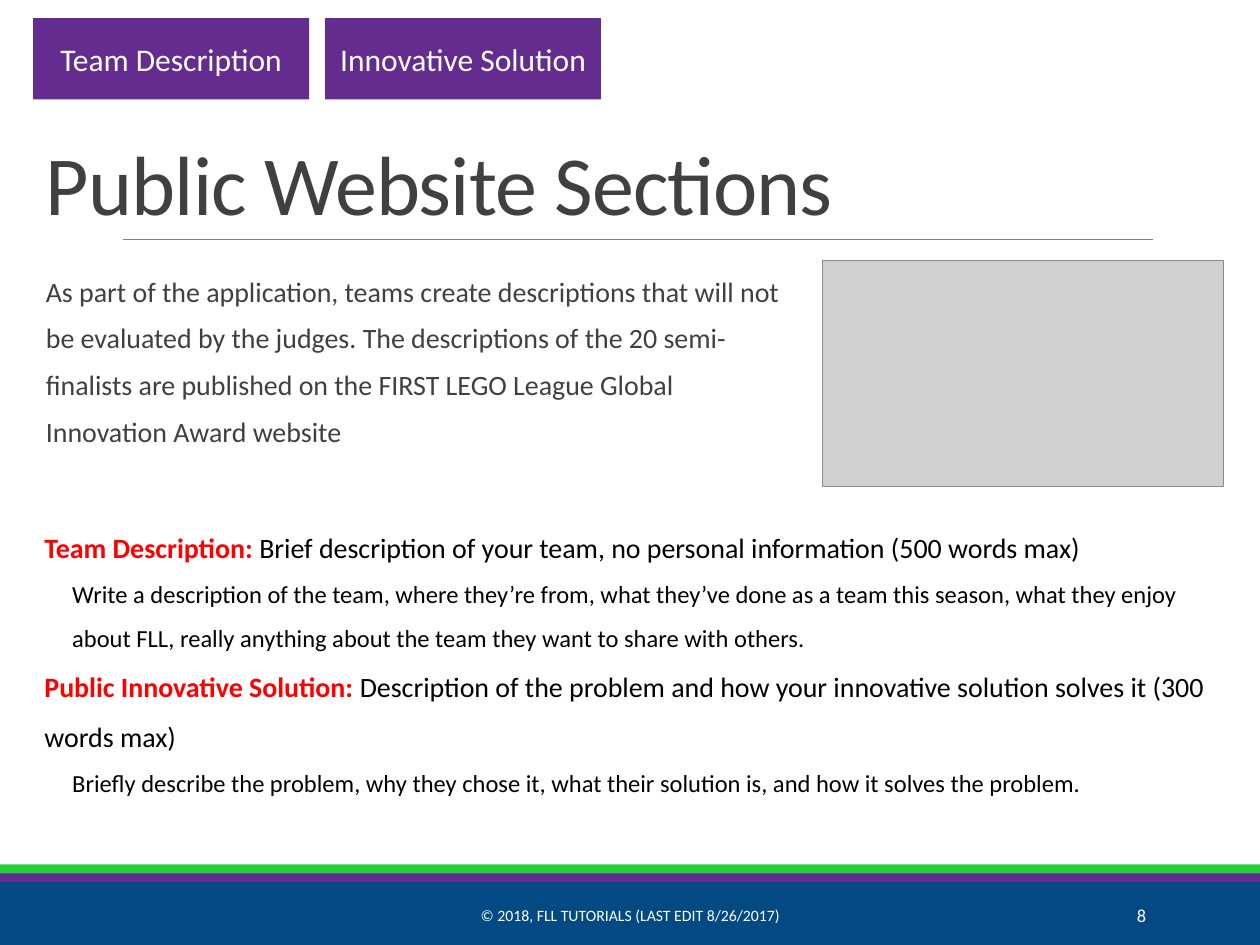
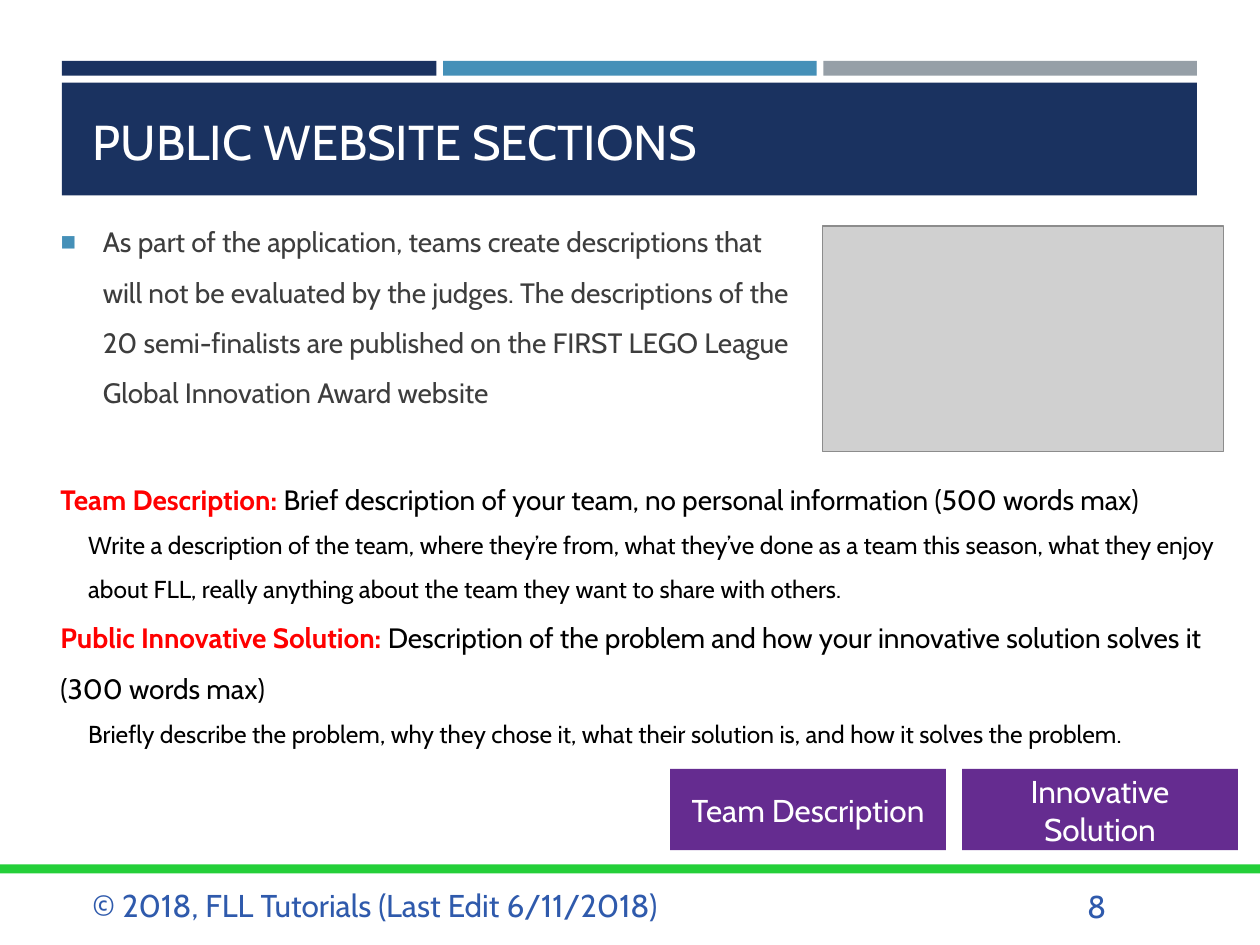
Before and after one commit to ev3lessons/FLL-Tutorials, a slide deck: slide 8 of translations/en-us/Project/GlobalInnovationAward.pptx. Drawn at 1260x945 pixels with LibreOffice and Linux fonts; fonts in the diff are those of the drawing; grey boxes stand for pictures. Boxes give left, top, right and bottom in pixels: in the first picture for what was removed or moved away, otherwise in the second. Text is boxed around its words. In the diff, an @@ line names an element or a change of style, - is before the commit and + after.

```diff
--- a/translations/en-us/Project/GlobalInnovationAward.pptx
+++ b/translations/en-us/Project/GlobalInnovationAward.pptx
@@ rectangle added at [62,60,436,76], fill #1A3260 @@
@@ rectangle added at [62,83,1197,195], fill #1A3260 @@
@@ rectangle added at [444,60,816,76], fill #4590B8 @@
@@ rectangle added at [824,60,1197,76], fill #969FA7 @@
@@ title at [93,125,697,161]: text changed; size 48 to 28 pt; font Calibri to Cabin; text colour #404040 to #FFFFFF @@
-Public Website Sections
+PUBLIC WEBSITE SECTIONS
@@ text "As part of the application, ...": place and size @@
-text "As part of the application, ..." at [46,282,779,442]
+text "As part of the application, ..." at [103,231,789,404]
@@ text "As part of the application, ..." at [103,231,789,404]: font Calibri to Cabin, text colour #404040 to #3D3D3D; bullet   to ■; line spacing 1.4 to 1.5; less space between paragraphs; bullet colour #E48312 to #4590B8 @@
@@ line removed from (123, 239) to (1153, 239) @@
@@ picture: place and size @@
-picture at [823,261,1225,486]
+picture at [823,226,1225,451]
@@ text "Team Description: Brief description of ...": place and size @@
-text "Team Description: Brief description of ..." at [44,537,1204,796]
+text "Team Description: Brief description of ..." at [60,489,1214,749]
@@ rectangle "Team Description": place and size @@
-rectangle "Team Description" at [33,18,309,100]
+rectangle "Team Description" at [670,769,946,850]
@@ font Calibri to Cabin in 3 elements at [60,489,1214,749], [670,769,946,850], [963,769,1239,850] @@
@@ rectangle "Innovative Solution": place and size @@
-rectangle "Innovative Solution" at [325,18,601,100]
+rectangle "Innovative Solution" at [963,769,1239,850]
@@ rectangle removed at [0,882,1260,945] @@
@@ rectangle removed at [0,873,1260,882] @@
@@ text "© 2018, FLL Tutorials (Last ..." at [122,893,658,922]: vertical alignment middle to top @@
@@ text at [122,893,658,922]: text changed; size 9 to 18 pt; font Calibri to Cabin; text colour #FFFFFF to #2F5AAC @@
-© 2018, FLL TUTORIALS (LAST EDIT 8/26/2017)
+© 2018, FLL Tutorials (Last Edit 6/11/2018)
@@ page number: place and size @@
-page number at [1137,909,1146,922]
+page number at [1087,895,1106,919]
@@ page number at [1087,895,1106,919]: size 10.5 to 18 pt, font Calibri to Cabin, text colour #FFFFFF to #2F5AAC; alignment right to left; vertical alignment middle to top @@
```
Also in this commit, not shown: 15 other slides changed, 10 other files.
